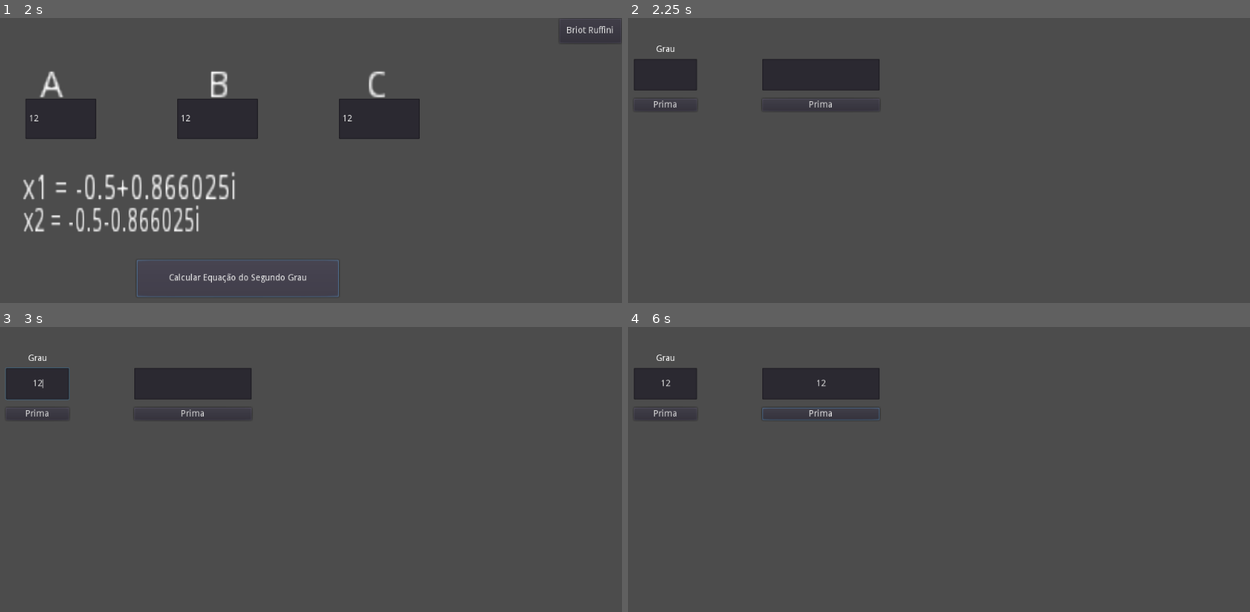
Above: before the commit, frames 1-4 (two rows, left to right).
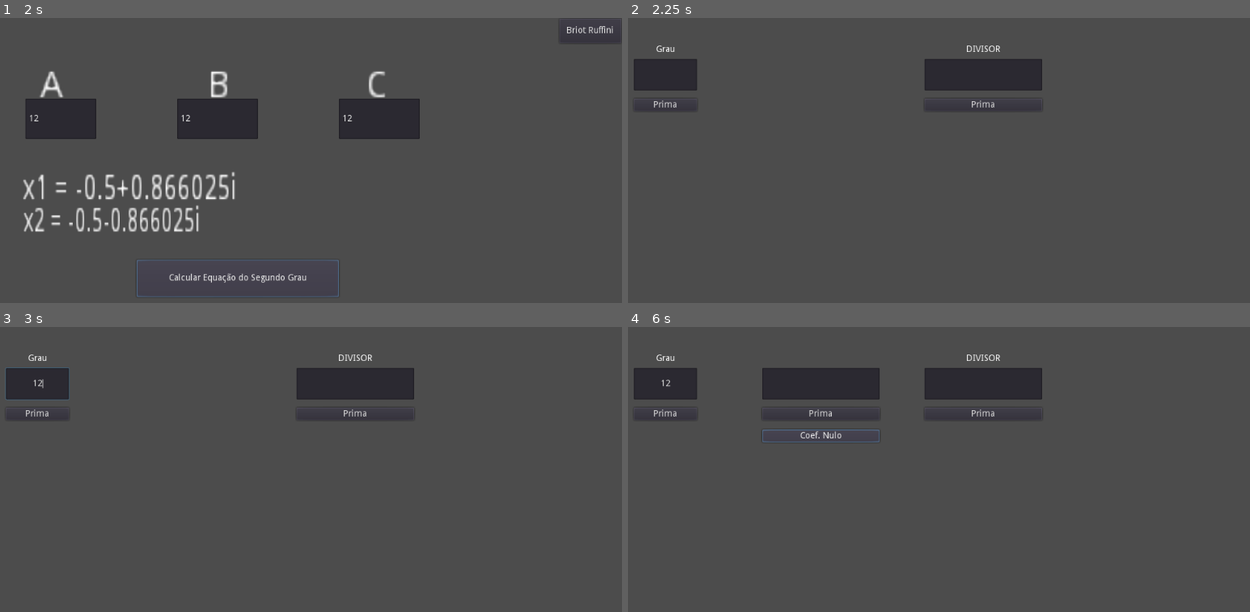
Above: after the commit, the same moments.

Repository: pedrocruz2/eiensiei
Game: Godot game, scene res://Node2D.tscn
The game is run twice, just before and just after one commit, with the same random seed, the same clock (stepped at 60 frames per second) and the same inputs.
Inputs (mouse positions are in pixels of both pictures, inside the frame that each line leads up to):
- Up to frame 1 (2 s): click (62, 117) at 0.52 s; type "12" at 0.6 s; click (217, 117) at 0.75 s; type "12" at 0.83 s; click (379, 117) at 0.98 s; type "12" at 1.07 s; click "Calcular Equação do Segundo G…" at 1.25 s
- Up to frame 2 (2.25 s): click "Briot Ruffini" at 2 s
- Up to frame 3 (3 s): click (37, 384) at 2.77 s; type "12" at 2.85 s
- Up to frame 4 (6 s): click "Prima" at 3.5 s; click (820, 384) at 4.27 s; type "12" at 4.35 s; click "Prima" at 5 s; click (820, 435) at 5.75 s, where only the run after the commit has a clickable "Coef. Nulo"

Frame 1 is identical in both runs. In frame 2, 4.4% of the frame differs, in the area x 21-67%, y 9-33%; in frame 3, 4.4%; in frame 4, 2.5%.
Error before the commit: Trying to assign value of type 'String' to a variable of type 'int'. (res://Calc.)

Commit message:
sexo pequeno

Diff:
--- a/calculadora bhaskara/Calc. BrRuffini.gd
+++ b/calculadora bhaskara/Calc. BrRuffini.gd
@@ -1,8 +1,45 @@
 extends Node2D
 
-var grau: int
+var grau: int = 0
+
+var calcular = false
+var contador = 0
+
+var funcArray = []
+var funcDisplay = ""
+
+func _on_ButtonGrau_pressed():
+	grau = int($Grau/InputGrau.text)
+	print(grau)
+	if grau > 0:
+		$Array.visible = true
+
+func _on_ButtonArray_pressed():
+	funcArray.append($Array/InputArray.text)
+	$Array/InputArray.text = ""
+	print(funcArray)
+	if len(funcArray) >= grau:
+		$Array.visible = false
+		_calcular()
+		pass
+
+func _on_SkipInput_pressed():
+	funcArray.append(int(0))
+	print(funcArray)
+	if len(funcArray) >= grau:
+			$Array.visible = false
+			_calcular()
+			pass
+
+func _calcular():
+	for i in funcArray:
+		funcDisplay += str(str(i)+"x"+str((float(contador+1)-float(len(funcArray)))*-1))
+		contador += 1
+		print(funcDisplay)
 
 
-
-func _on_ButtonGrau_pressed():
-	grau = $Grau/InputGrau.text
+func _on_ButtonDivisor_pressed():
+	if float($Divisor/InputDivisor.text.get_slice("x", 0)) != 0:
+		print("error")
+	else :
+		print((float($Divisor/InputDivisor.text.get_slice("x", 1))*-1))
--- a/calculadora bhaskara/Calc. BrRuffini.tscn
+++ b/calculadora bhaskara/Calc. BrRuffini.tscn
@@ -26,6 +26,7 @@
 align = 1
 
 [node name="Array" type="Label" parent="."]
+visible = false
 margin_left = 252.0
 margin_top = 43.0
 margin_right = 438.0
@@ -44,4 +45,33 @@
 margin_bottom = 72.0
 align = 1
 
+[node name="SkipInput" type="Button" parent="Array"]
+margin_top = 120.0
+margin_right = 186.0
+margin_bottom = 140.0
+text = "Coef. Nulo"
+
+[node name="Divisor" type="Label" parent="."]
+margin_left = 509.0
+margin_top = 43.0
+margin_right = 695.0
+margin_bottom = 57.0
+text = "DIVISOR"
+align = 1
+
+[node name="ButtonDivisor" type="Button" parent="Divisor"]
+margin_top = 85.0
+margin_right = 186.0
+margin_bottom = 105.0
+text = "Prima"
+
+[node name="InputDivisor" type="LineEdit" parent="Divisor"]
+margin_top = 22.0
+margin_right = 186.0
+margin_bottom = 72.0
+align = 1
+
 [connection signal="pressed" from="Grau/ButtonGrau" to="." method="_on_ButtonGrau_pressed"]
+[connection signal="pressed" from="Array/ButtonArray" to="." method="_on_ButtonArray_pressed"]
+[connection signal="pressed" from="Array/SkipInput" to="." method="_on_SkipInput_pressed"]
+[connection signal="pressed" from="Divisor/ButtonDivisor" to="." method="_on_ButtonDivisor_pressed"]
